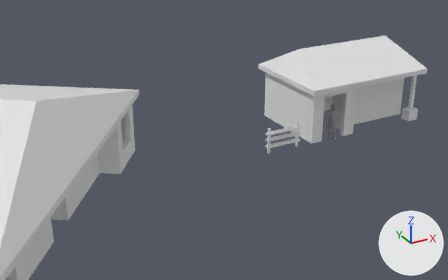
The Blender file MODELS_MISC/building.in.progress.blend as it was, and as the next commit left it.
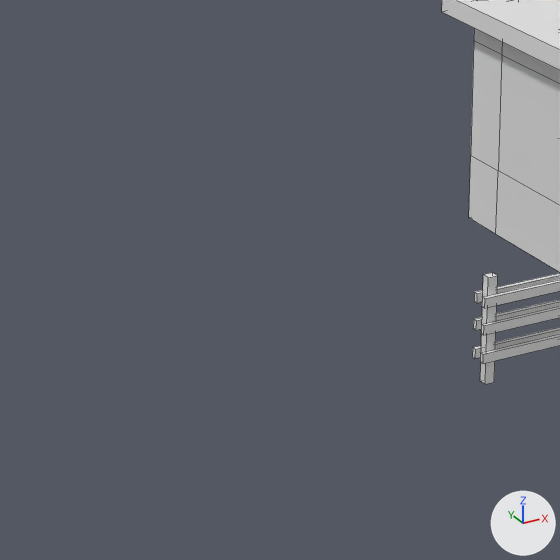
Old and new are each drawn from a 50 mm camera at (-16.56, -23.88, 13.19) aimed at (-2.82, 1.1, 0.69) and again close up on the part from 35% to 64% of the width and 23% to 69% of the height. The lights are fixed; the arrows at lower right show +X, +Y and +Z. The close-ups show mesh edges as thin lines.
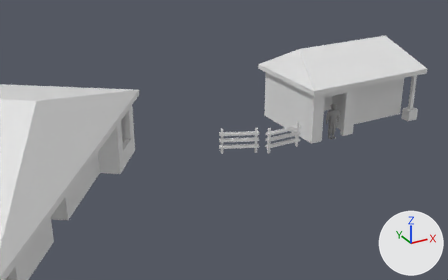
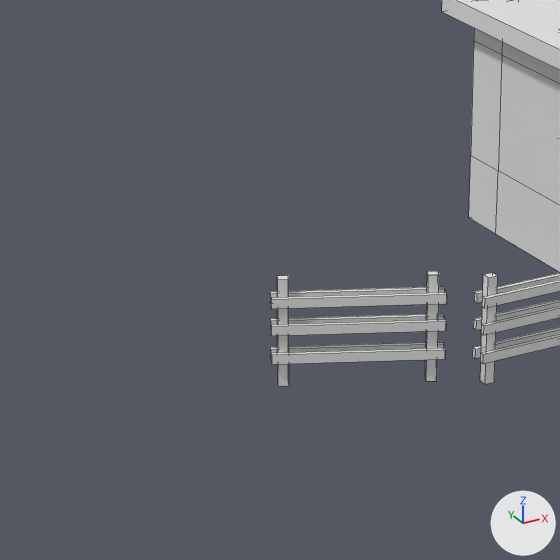
Boxes (x1, y1, x2, y2) around the edits, measured in the close-ups (560 x 560 px):
'Cube.072', added
    after: (271, 292, 447, 309)
'Cube.068', added
    after: (271, 319, 446, 336)
'Cube.069', added
    after: (271, 348, 445, 364)
'Cube.074', added
    after: (425, 271, 439, 381)
'Cube.073', added
    after: (277, 275, 289, 386)
'Cube.070', added
    after: (270, 342, 444, 358)
'Cube.067', added
    after: (270, 314, 444, 330)
'Cube.071', added
    after: (270, 287, 445, 303)

What the commit changed:
Object 'Cube.074' (ob_cube_074) is new; it shows a copy of the mesh of ob_cube_002.
Its location is (-1.39, 0.37, 0.05).
Its rotation in degrees is (0, 0, -25).
Its scale is (0.0624, 0.0594, 0.0594).
Object 'Cube.073' (ob_cube_073) is new; it shows a copy of the mesh of ob_cube_002.
Its location is (-2.94, 1.08, 0.05).
Its rotation in degrees is (0, 0, -25).
Its scale is (0.0624, 0.0594, 0.0594).
Object 'Cube.072' (ob_cube_072) is new; it shows a copy of the mesh of ob_cube_008.
Its location is (-2.68, 0.84, 1.04).
Its rotation in degrees is (25, 90, 0).
Its scale is (0.0594, 0.0594, 0.0624).
Object 'Cube.071' (ob_cube_071) is new; it shows a copy of the mesh of ob_cube_008.
Its location is (-2.62, 0.99, 1.04).
Its rotation in degrees is (25, 90, 0).
Its scale is (0.0594, 0.0594, 0.0624).
Object 'Cube.070' (ob_cube_070) is new; it shows a copy of the mesh of ob_cube_008.
Its location is (-2.62, 0.99, 0.35).
Its rotation in degrees is (25, 90, 0).
Its scale is (0.0594, 0.0594, 0.0624).
Object 'Cube.069' (ob_cube_069) is new; it shows a copy of the mesh of ob_cube_008.
Its location is (-2.68, 0.84, 0.35).
Its rotation in degrees is (25, 90, 0).
Its scale is (0.0594, 0.0594, 0.0624).
Object 'Cube.068' (ob_cube_068) is new; it shows a copy of the mesh of ob_cube_008.
Its location is (-2.68, 0.84, 0.71).
Its rotation in degrees is (25, 90, 0).
Its scale is (0.0594, 0.0594, 0.0624).
Object 'Cube.067' (ob_cube_067) is new; it shows a copy of the mesh of ob_cube_008.
Its location is (-2.62, 0.99, 0.71).
Its rotation in degrees is (25, 90, 0).
Its scale is (0.0594, 0.0594, 0.0624).
